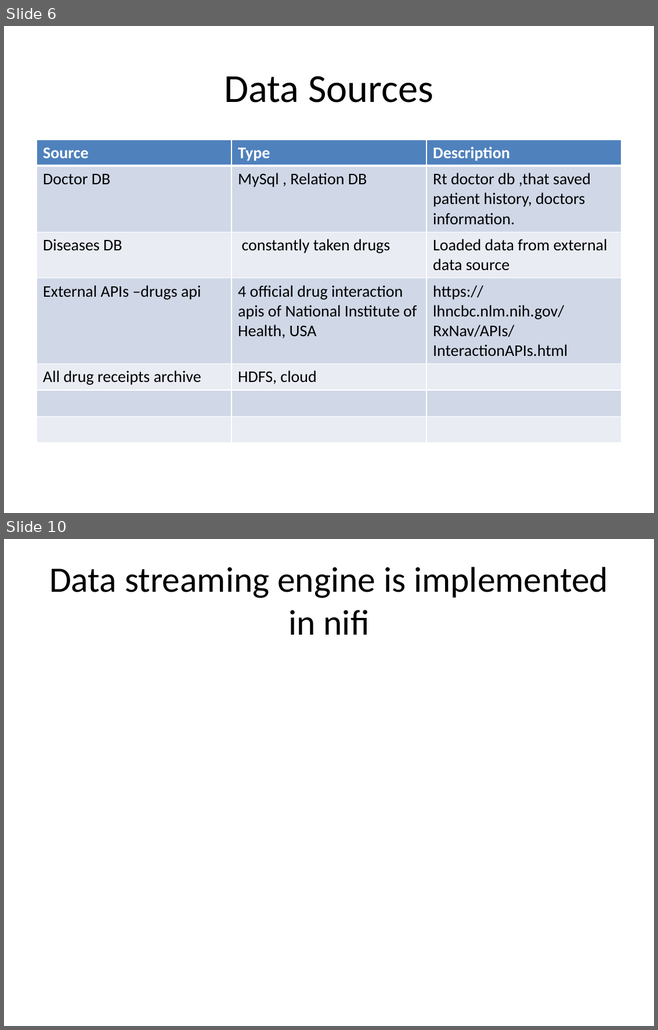
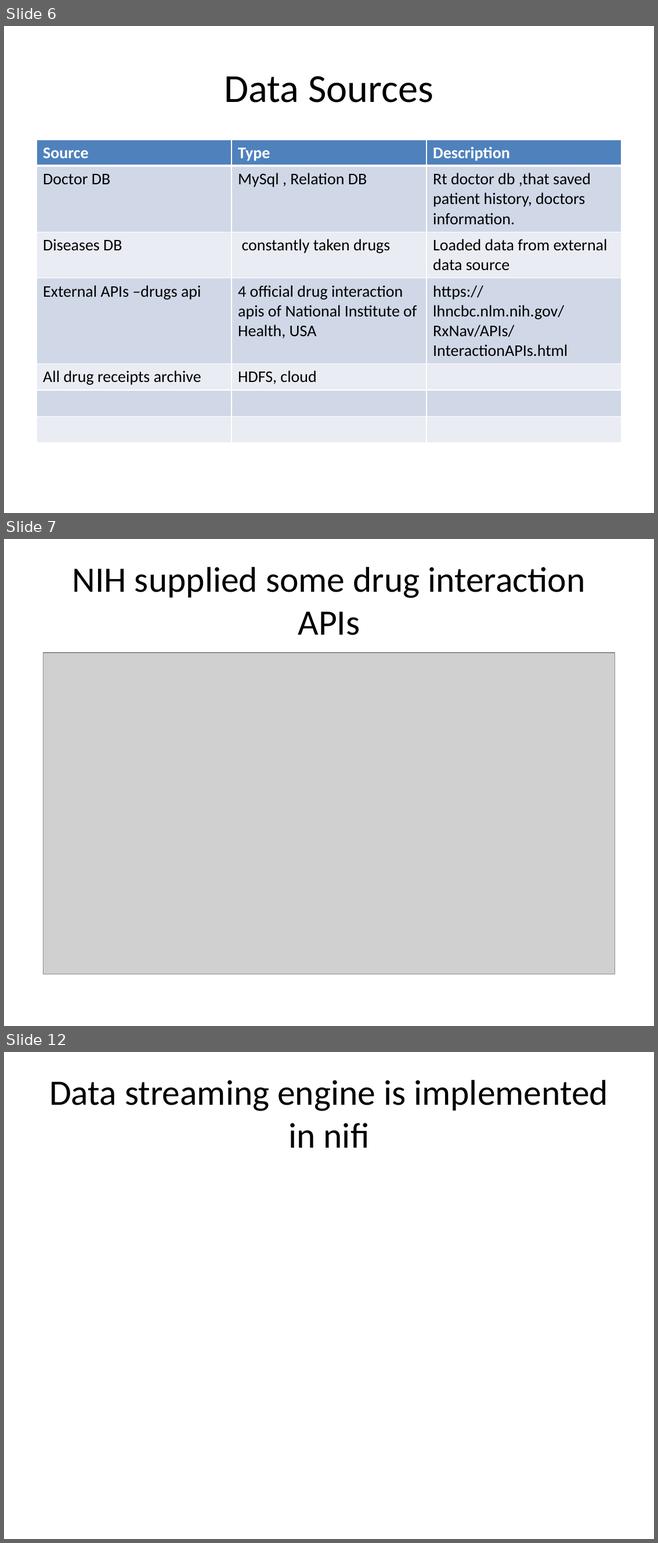
Before and after one commit to katkovOlga/nayaProject, a slide deck: FinalProject.pptx. Shown one above the other, each under a label of ours: slides 6 and 10 before the commit, slides 6, 7 and 12 after it; the slides between them are not shown. The pictures are 658x1030 and 658x1543 pixels, drawn with LibreOffice and Linux fonts; fonts in the diff are those of the drawing; grey boxes stand for pictures. Boxes give left, top, right and bottom in pixels: in the first picture for what was removed or moved away, otherwise in the second. Text is boxed around its words. In the diff, an @@ line names an element or a change of style, - is before the commit and + after.

```diff
--- a/FinalProject.pptx
+++ b/FinalProject.pptx
@@ slide 7 added at bbox=[4, 539, 654, 1026], background #FFFFFF @@
@@ title added at bbox=[72, 567, 585, 635], 39.6 pt, text #000000 @@
+NIH supplied some drug interaction APIs
@@ picture added at bbox=[43, 653, 615, 974] @@
@@ what was slide 10 is now slide 12 @@
```
Also in this commit, not shown: 9 slides changed, 3 other slides added, 1 slide removed, 1 other file.
